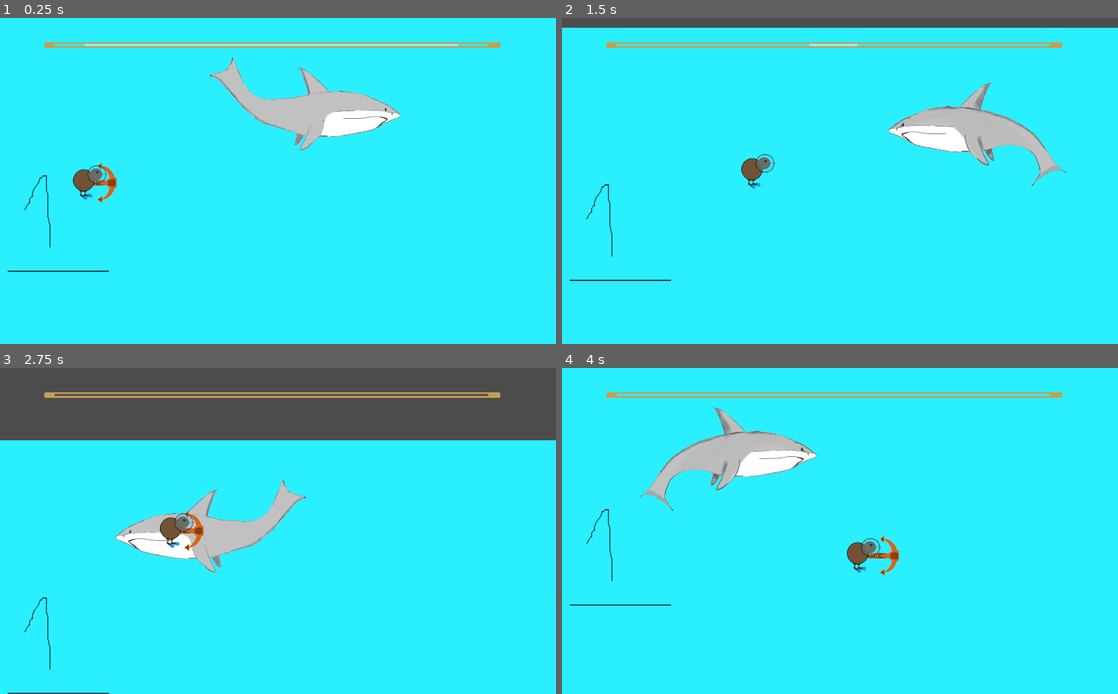
Above: before the commit, frames 1-4 (two rows, left to right).
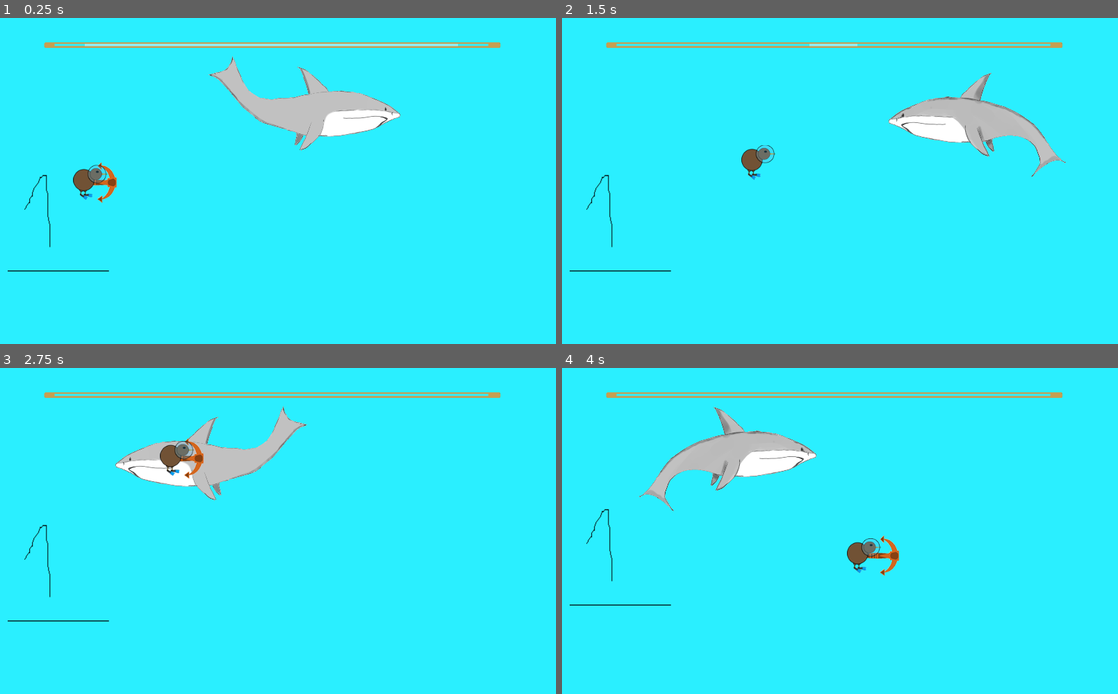
Above: after the commit, the same moments.

Repository: Cpt-Barbosa/CodeGameJam2022
Game: Godot game, scene res://scenes/Game.tscn
The game is run twice, just before and just after one commit, with the same random seed, the same clock (stepped at 60 frames per second) and the same inputs.
Inputs:
- Up to frame 1 (0.25 s): no input
- Up to frame 2 (1.5 s): hold D (move_right) from 0.53 s (still down); tap Space (jump) at 0.77 s
- Up to frame 3 (2.75 s): tap Space (jump) at 1.52 s; release D (move_right) at 2.03 s; hold Q (move_left) from 2.03 s (still down)
- Up to frame 4 (4 s): release Q (move_left) at 2.78 s; hold D (move_right) from 2.78 s (still down); tap Space (jump) at 3.02, 3.77 s

The runs differ from the first frame. In frame 1, 0.6% of the frame differs, in the area x 1-72%, y 12-79%; in frame 2, 6.4%; in frame 3, 28%, in the area x 0-100%, y 0-100%; in frame 4, nothing differs.

Commit message:
Changement Caméra

Diff:
--- a/scenes/Joueur.tscn
+++ b/scenes/Joueur.tscn
@@ -127,6 +127,7 @@
 [node name="vision_Joueur" type="Camera2D" parent="."]
 current = true
 limit_left = 0
+limit_top = 3
 limit_right = 1015
 limit_bottom = 3445
 smoothing_enabled = true
